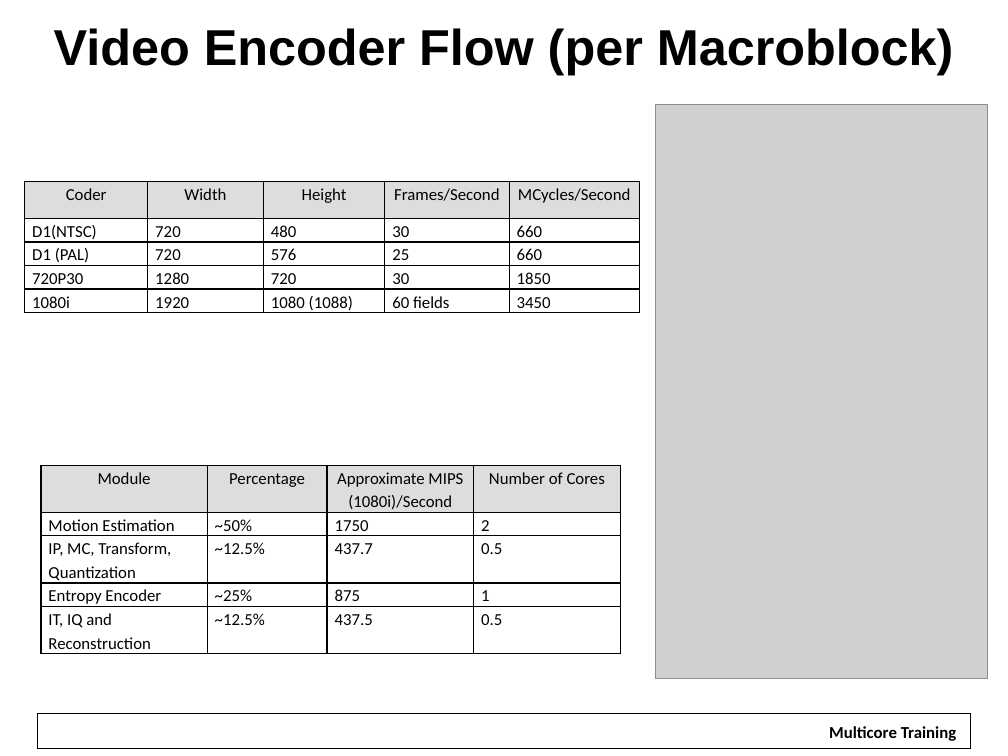
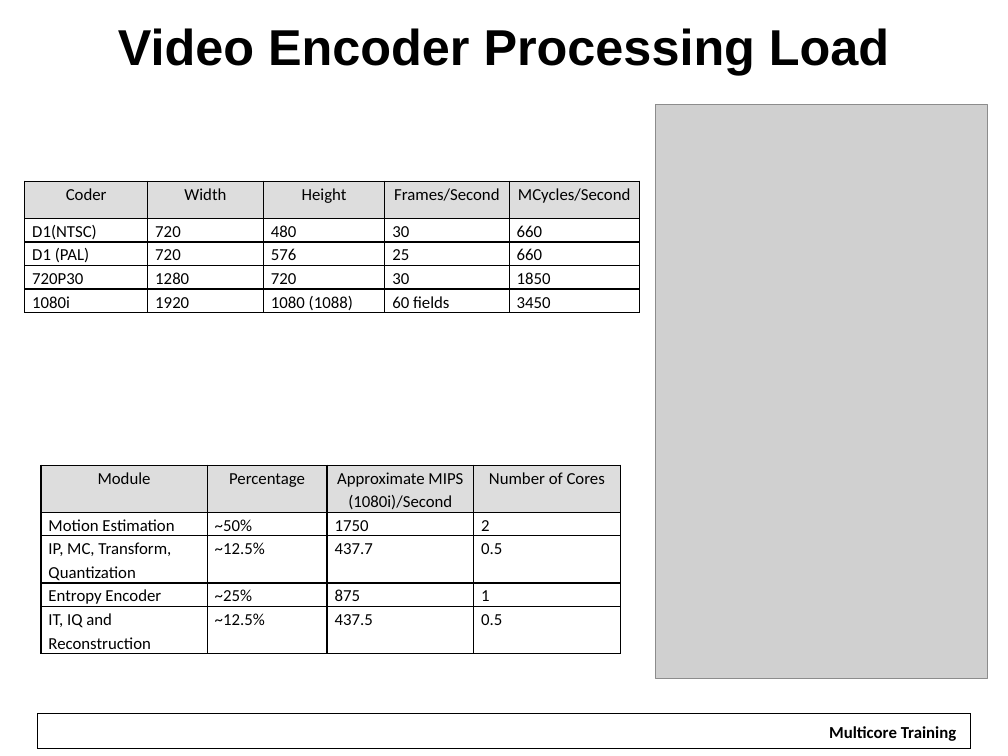
Before and after one commit to hari1989/keystone-workshop, a slide deck: slide 25 of slides/Multicore Design.pptx (slide 12 before the commit). Drawn at 1008x756 pixels with LibreOffice and Linux fonts; fonts in the diff are those of the drawing; grey boxes stand for pictures; background and template pictures are left out. Boxes give left, top, right and bottom in pixels: in the first picture for what was removed or moved away, otherwise in the second. Text is boxed around its words. In the diff, an @@ line names an element or a change of style, - is before the commit and + after.

```diff
--- a/slides/Multicore Design.pptx
+++ b/slides/Multicore Design.pptx
@@ title at <box>118,28,889,75</box>: text changed @@
-Video Encoder Flow (per Macroblock)
+Video Encoder Processing Load
```
Also in this commit, not shown: 6 other slides changed, 36 slides added, 5 slides removed.
